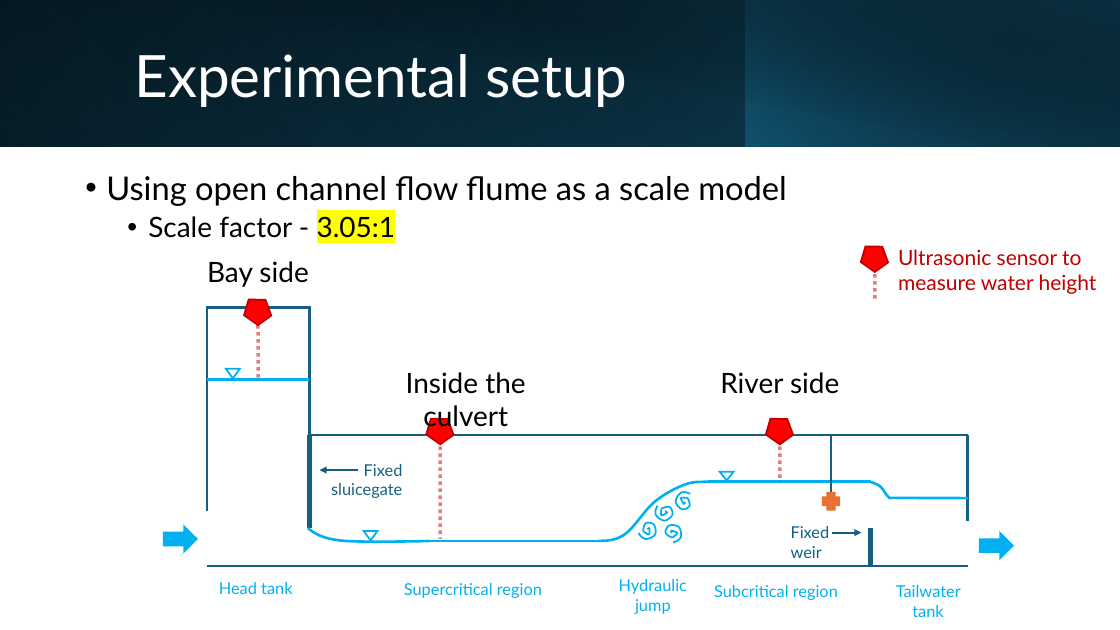
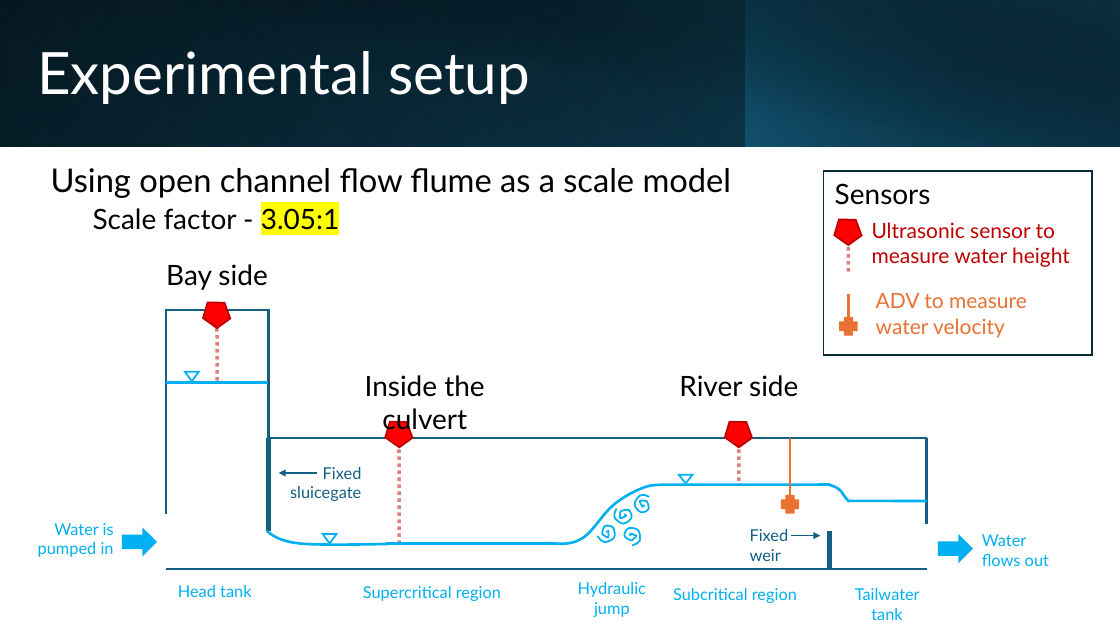
Before and after one commit to clairewang23/hre-model, a slide deck: slide 5 of Presentations/HRE culvert scale model.pptx. Drawn at 1120x630 pixels with LibreOffice and Linux fonts; fonts in the diff are those of the drawing. Boxes give left, top, right and bottom in pixels: in the first picture for what was removed or moved away, otherwise in the second. Text is boxed around its words. In the diff, an @@ line names an element or a change of style, - is before the commit and + after.

```diff
--- a/Presentations/HRE culvert scale model.pptx
+++ b/Presentations/HRE culvert scale model.pptx
@@ title "Experimental setup": place and size @@
-title "Experimental setup" at (134,54,627,107)
+title "Experimental setup" at (37,51,530,104)
@@ text "Using open channel flow flume ...": place and size @@
-text "Using open channel flow flume ..." at (106,176,787,243)
+text "Using open channel flow flume ..." at (51,168,732,235)
@@ text "Using open channel flow flume ..." at (51,168,732,235): bullet • to none @@
@@ group added at (823,171,1091,355): 2 texts, 1 rectangle, 1 plus, 1 line @@
+ADV to measure water velocity
+Sensors
@@ 1 text, 1 pentagon, 1 line: place and size @@
-1 text, 1 pentagon, 1 line at (856,239,1097,299)
+1 text, 1 pentagon, 1 line at (830,212,1070,272)
@@ 14 lines, 9 texts, 5 freeform shapes, 3 triangles, 3 pentagons, 2 right arrows, 1 plus, 1 arrow: place and size @@
-14 lines, 9 texts, 5 freeform shapes, 3 triangles, 3 pentagons, 2 right arrows, 1 plus, 1 arrow at (163,261,1014,617)
+14 lines, 9 texts, 5 freeform shapes, 3 triangles, 3 pentagons, 2 right arrows, 1 plus, 1 arrow at (122,264,974,620)
@@ line (791, 495) - (791, 439): stroke #156082 1.5 pt to #E97132 2.25 pt @@
@@ 2 lines, 2 freeform shapes, 1 text, 1 arrow: place and size @@
-2 lines, 2 freeform shapes, 1 text, 1 arrow at (208,308,692,598)
+2 lines, 2 freeform shapes, 1 text, 1 arrow at (166,310,650,601)
@@ text added at (38,523,114,557), 14 pt, text #00B0F0 @@
+Water is pumped in
@@ text added at (982,534,1049,566), 14 pt, text #00B0F0 @@
+Water flows out
```
Also in this commit, not shown: 6 other slides changed, 3 slides added, 5 other files.
